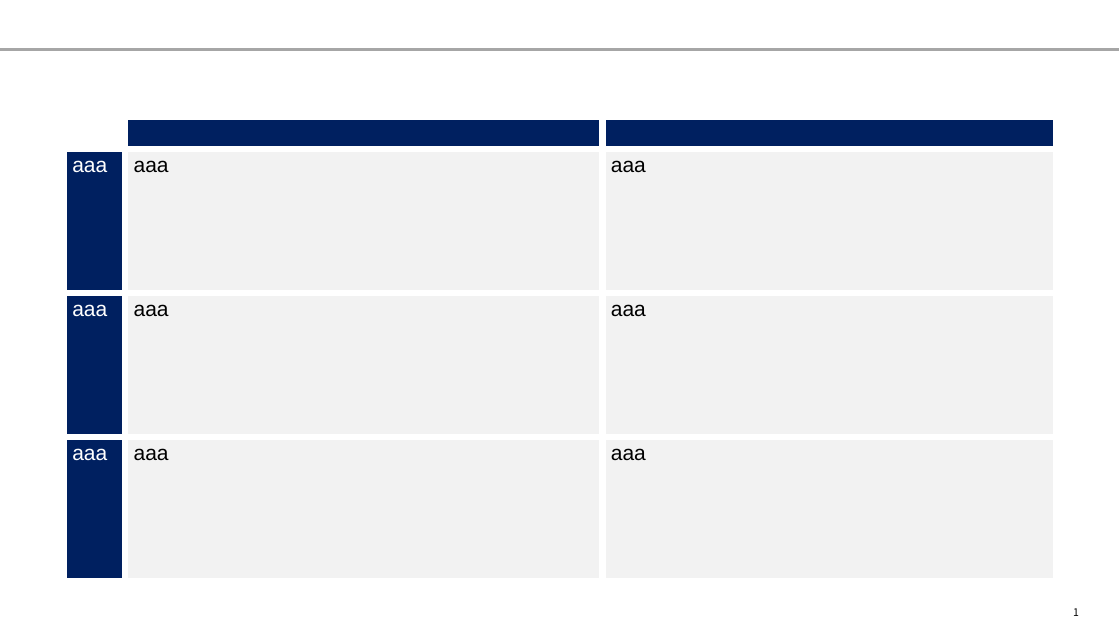
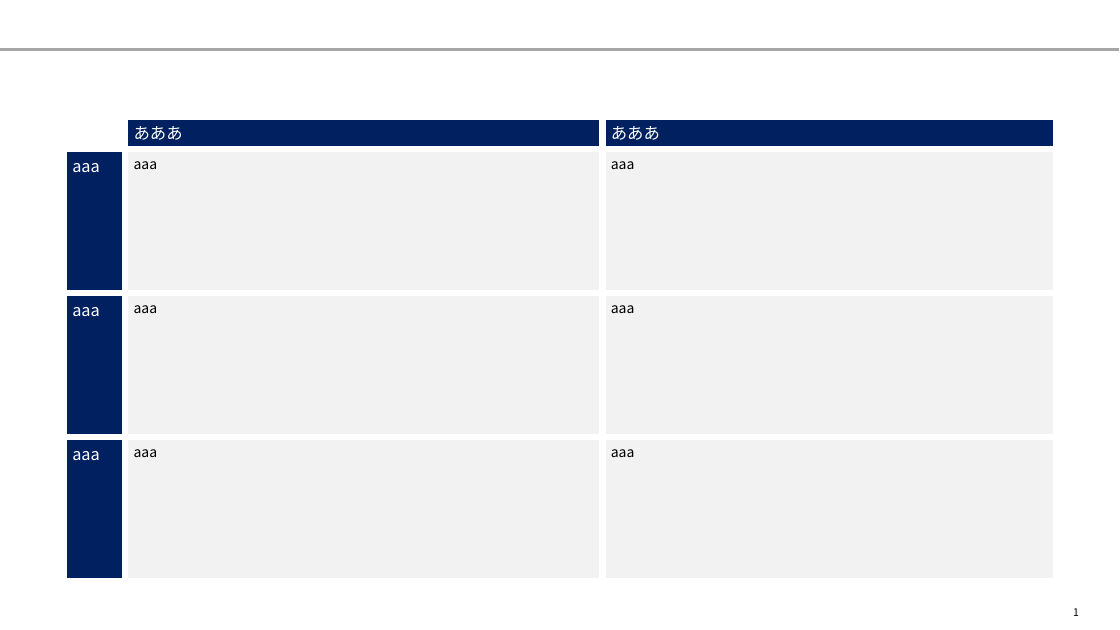
Before and after one commit to yuzucha16/dotfiles, a slide deck: slide 1 of office/Blank.potx. Drawn at 1120x630 pixels with LibreOffice and Linux fonts; fonts in the diff are those of the drawing. Boxes give left, top, right and bottom in pixels: in the first picture for what was removed or moved away, otherwise in the second. Text is boxed around its words. In the diff, an @@ line names an element or a change of style, - is before the commit and + after.

```diff
--- a/office/Blank.potx
+++ b/office/Blank.potx
@@ table at (64, 117, 1056, 580) @@
-row 1, column 2: 
+row 1, column 2: あああ
-row 1, column 3: 
+row 1, column 3: あああ
@@ size 18 to 14 pt in "aaa", "aaa", "aaa" @@
@@ font Arial to Noto Sans CJK JP in "aaa", "aaa", "aaa", "aaa" and 5 more places @@
@@ size 18 to 12 pt in "aaa", "aaa", "aaa", "aaa" and 2 more places @@
```
Also in this commit, not shown: 7 other slides changed.
